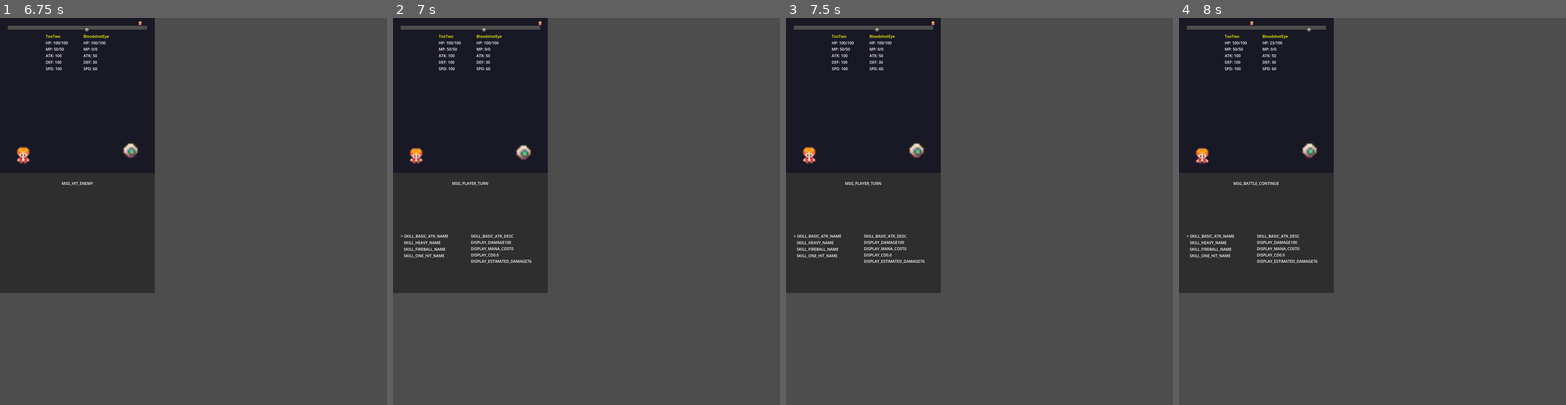
Above: before the commit, frames 1-4 (left to right).
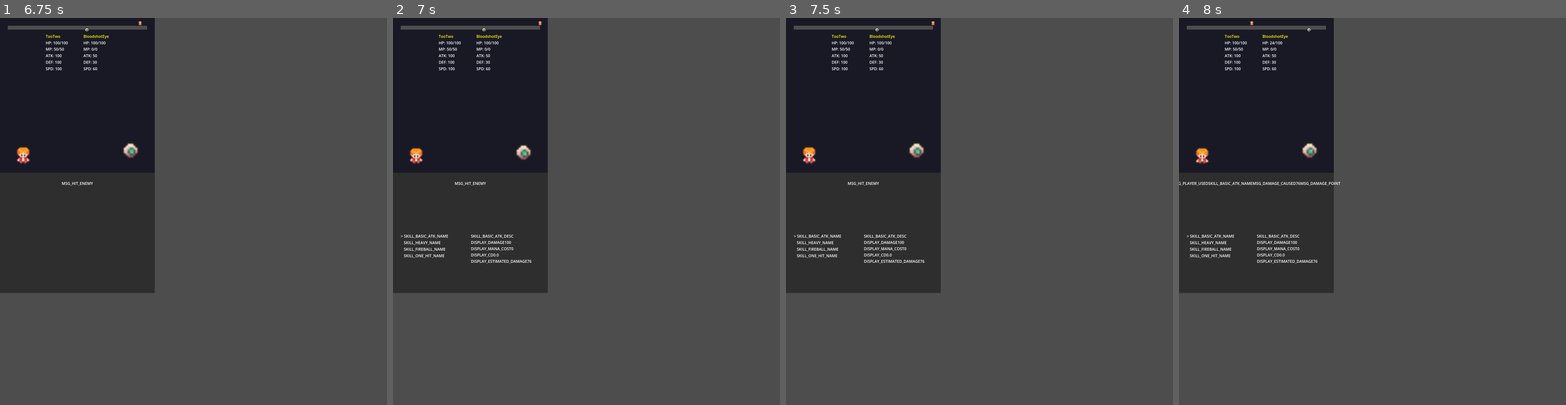
Above: after the commit, the same moments.

Repository: yifan-lee/ATB_Tower_Climber
Game: Godot game, scene res://scenes/main.tscn
Same seed, same stepped clock (60 frames per second), same inputs: the game is played once before the commit and once after it. The project has no main scene, so this scene is started directly.
Inputs:
- Up to frame 1 (6.75 s): tap Enter (ui_accept) at 0.5, 0.77, 1.25, 1.52, 3.02, 3.77, 4.25, 4.52, 6.02 s; hold Right (ui_right) 0.53-1.28 s; tap B at 0.6, 3.6, 6.6 s; hold Down (ui_down) 1.28-2.03 s; tap C at 1.35, 4.35 s; hold Right (ui_right) 2.03-2.78 s; tap Space at 2.1, 5.1 s; hold Up (ui_up) 2.78-3.53 s; tap Z at 2.85, 5.85 s; hold Left (ui_left) 3.53-5.03 s; hold Down (ui_down) 5.03-5.78 s; hold Right (ui_right) 5.78-6.53 s; hold Up (ui_up) from 6.53 s (still down)
- Up to frame 2 (7 s): keep holding Up (ui_up); tap Enter (ui_accept) at 6.77 s
- Up to frame 3 (7.5 s): release Up (ui_up) at 7.28 s; hold Right (ui_right) from 7.28 s (still down); tap C at 7.35 s
- Up to frame 4 (8 s): keep holding Right (ui_right); tap Enter (ui_accept) at 7.52 s

Frame 1 is identical in both runs. In frame 2, less than 0.1% of the frame differs, in the area x 15-25%, y 42-44%; in frame 3, less than 0.1%; in frame 4, 0.2%, in the area x 0-42%, y 6-44%.

Commit message:
improve battle display

Diff:
--- a/locale/texts.csv
+++ b/locale/texts.csv
@@ -46,3 +46,8 @@
 MSG_USED_ITEM,使用了,"Used "
 MSG_GOT_ITEM,获得了,"Got "
 MSG_EQUIPPED,装备了,"Equipped "
+MSG_PLAYER_USED,玩家使用了,"Player used "
+MSG_ENEMY_USED,敌人使用了,"Enemy used "
+MSG_DAMAGE_CAUSED,，造成了," for "
+MSG_DAMAGE_POINT,点伤害," damage."
+MSG_ENEMY_SKIPPED,敌人没有可用技能,"Enemy skipped turn"
--- a/scenes/battle.gd
+++ b/scenes/battle.gd
@@ -156,7 +156,7 @@
 		p_progress = BAR_WIDTH
 		is_action_paused = true
 		ready_character = "player"
-		EventBus.show_system_message.emit("MSG_PLAYER_TURN") # 通知 UI 显示玩家回合
+		# EventBus.show_system_message.emit("MSG_PLAYER_TURN") # 通知 UI 显示玩家回合
 		var skills_info = []
 		for skill in player_stats.skills:
 			var estimated_dmg = CombatFormula.calculate_damage(player_stats.get_total_atk(), enemy_stats.get_total_def(), skill.damage)
@@ -172,7 +172,7 @@
 		e_progress = BAR_WIDTH
 		is_action_paused = true
 		ready_character = "enemy"
-		EventBus.show_system_message.emit("MSG_ENEMY_TURN") # 通知 UI 显示怪物回合
+		# EventBus.show_system_message.emit("MSG_ENEMY_TURN") # 通知 UI 显示怪物回合
 		get_tree().create_timer(1.0).timeout.connect(_on_enemy_turn)
 
 	# 实时更新指针的 X 坐标
@@ -183,7 +183,8 @@
 	# 将刚选的技能进入CD
 	skill.current_cd = skill.max_cd
 	# 执行战斗逻辑
-	_execute_skill(player_stats, enemy_stats, skill)
+	var estimated_dmg = _execute_skill(player_stats, enemy_stats, skill)
+	EventBus.show_system_message.emit(["MSG_PLAYER_USED", skill.skill_name, "MSG_DAMAGE_CAUSED", str(estimated_dmg), "MSG_DAMAGE_POINT"])
 
 func _on_enemy_turn():
 	# 简单逻辑：随机释放不在CD内且MP足够的技能
@@ -192,17 +193,22 @@
 	if available_skills.size() > 0:
 		var chosen_skill = available_skills[randi() % available_skills.size()]
 		chosen_skill.current_cd = chosen_skill.max_cd
-		_execute_skill(enemy_stats, player_stats, chosen_skill)
+		var estimated_dmg = _execute_skill(enemy_stats, player_stats, chosen_skill)
+		EventBus.show_system_message.emit(["MSG_ENEMY_USED", chosen_skill.skill_name, "MSG_DAMAGE_CAUSED", str(estimated_dmg), "MSG_DAMAGE_POINT"])
 	else:
 		# 没有任何可用技能，强制使用基础攻击兜底（假设第一个是普攻且0消耗）
 		if enemy_stats.skills.size() > 0:
-			_execute_skill(enemy_stats, player_stats, enemy_stats.skills[0])
+			var chosen_skill = enemy_stats.skills[0]
+			var estimated_dmg = _execute_skill(enemy_stats, player_stats, chosen_skill)
+			EventBus.show_system_message.emit(["MSG_ENEMY_USED", chosen_skill.skill_name, "MSG_DAMAGE_CAUSED", str(estimated_dmg), "MSG_DAMAGE_POINT"])
 		else:
 			_resume_battle(false)
-
-func _execute_skill(attacker: Stats, defender: Stats, skill: Skill):
+			EventBus.show_system_message.emit(["MSG_ENEMY_SKIPPED"])
+
+
+func _execute_skill(attacker: Stats, defender: Stats, skill: Skill) -> int:
 	attacker.current_mp = max(0, attacker.current_mp - skill.mana_cost)
-	var final_damage = CombatFormula.calculate_damage(attacker.get_total_atk(), defender.get_total_def(), skill.damage)
+	var final_damage = int(CombatFormula.calculate_damage(attacker.get_total_atk(), defender.get_total_def(), skill.damage))
 
 	# 扣血并防止出现负数血量
 	defender.current_hp = max(0, defender.current_hp - final_damage)
@@ -225,11 +231,10 @@
 			EventBus.battle_ended.emit("win")
 		else:
 			EventBus.battle_ended.emit("lose")
-		return
-
-	# 可以在这里发信号让 UI 显示 "玩家使用了 重击，造成了 15 点伤害！"
-	# 这里为了简便，直接恢复战斗进度条
+		return final_damage
+
 	_resume_battle(attacker == player_stats)
+	return final_damage
 
 
 func _resume_battle(was_player: bool):
Binary file changed: locale/texts.en_US.translation
Binary file changed: locale/texts.zh_CN.translation
